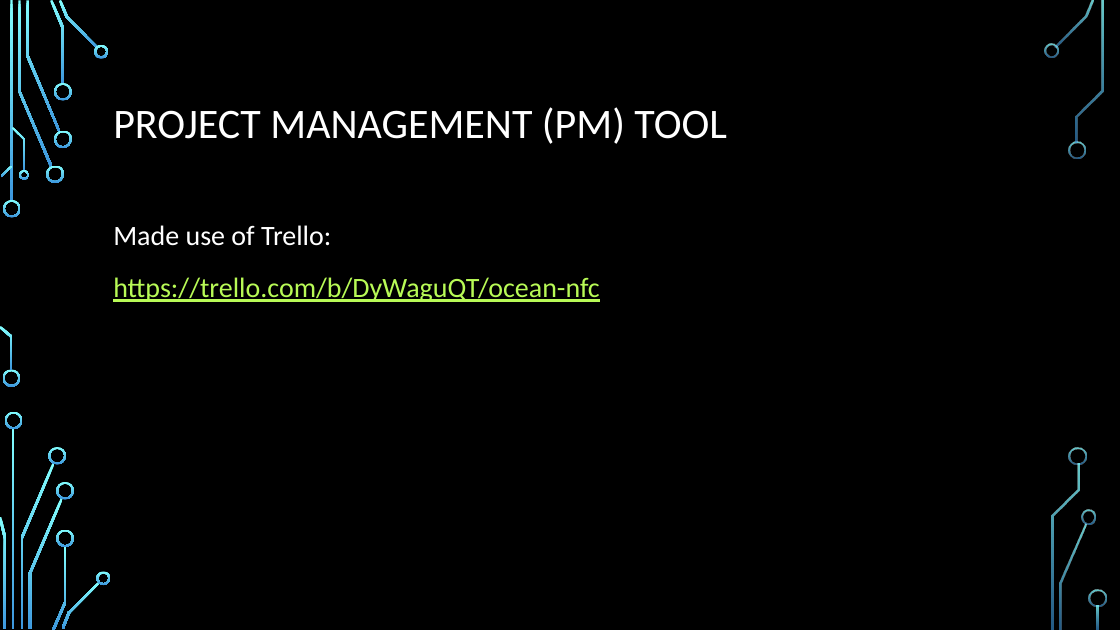
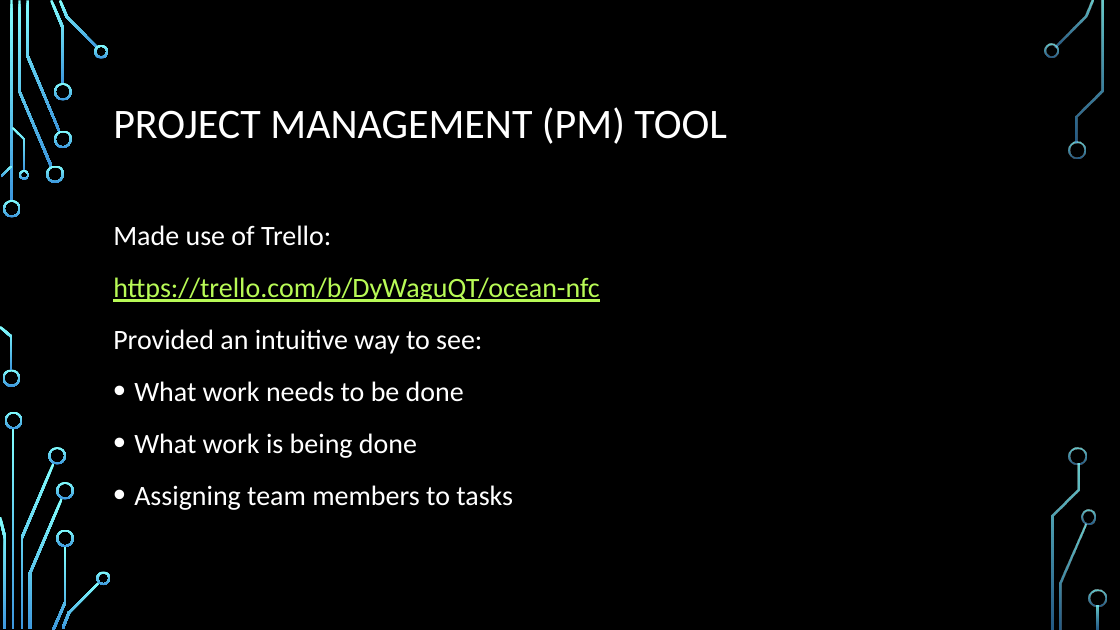
Before and after one commit to ocean-nfc/ocean-nfc-server, a slide deck: slide 3 of Ocean - NFC Slide Show.pptx. Drawn at 1120x630 pixels with LibreOffice and Linux fonts; fonts in the diff are those of the drawing; background and template pictures are left out. Boxes give left, top, right and bottom in pixels: in the first picture for what was removed or moved away, otherwise in the second. Text is boxed around its words. In the diff, an @@ line names an element or a change of style, - is before the commit and + after.

```diff
--- a/Ocean - NFC Slide Show.pptx
+++ b/Ocean - NFC Slide Show.pptx
@@ text at (x1=113, y1=329, x2=513, y2=510): paragraphs added @@
+Provided an intuitive way to see:
+• What work needs to be done
+• What work is being done
+• Assigning team members to tasks
```
Also in this commit, not shown: 3 other slides changed, 2 slides added.
